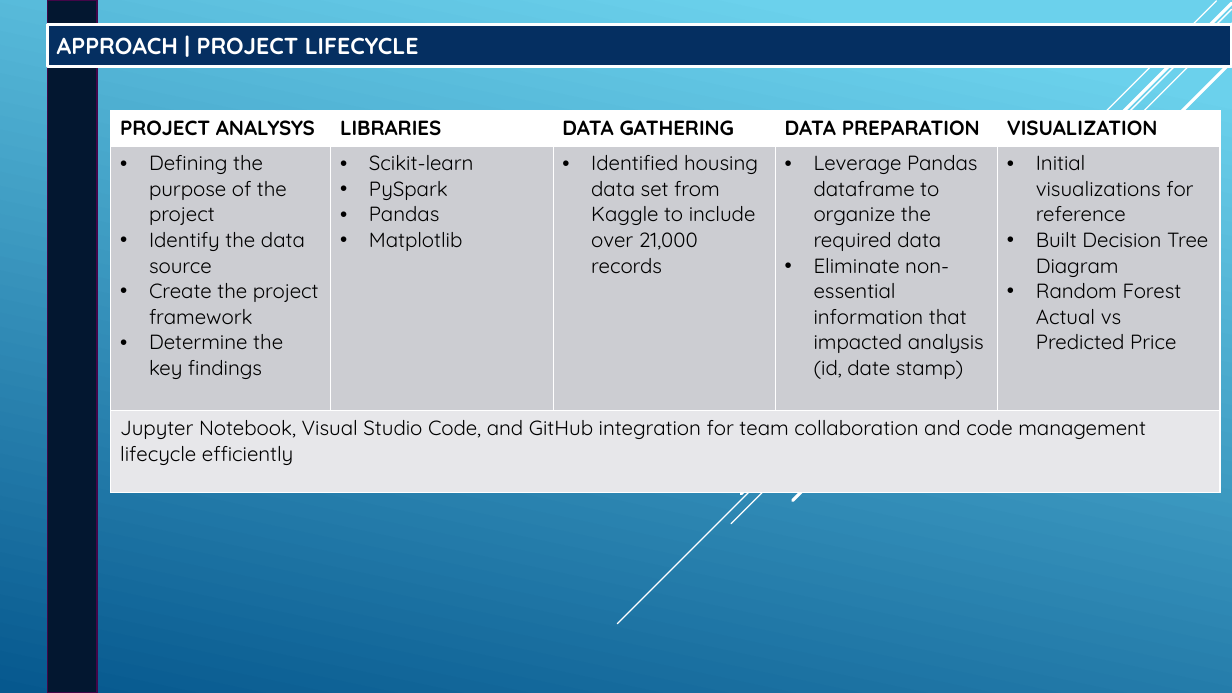
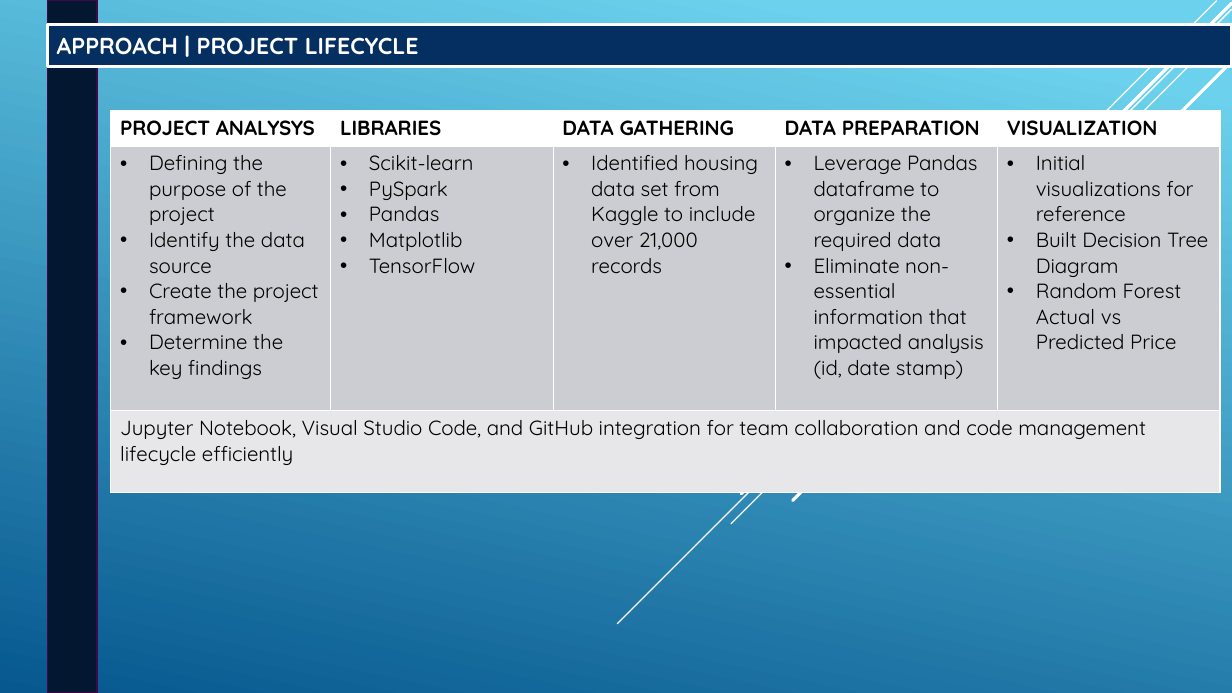
Before and after one commit to kevindownesii/Project_4, a slide deck: slide 3 of Team6-RutgersProject04.pptx. Drawn at 1232x693 pixels with LibreOffice and Linux fonts; fonts in the diff are those of the drawing. Boxes give left, top, right and bottom in pixels: in the first picture for what was removed or moved away, otherwise in the second. Text is boxed around its words. In the diff, an @@ line names an element or a change of style, - is before the commit and + after.

```diff
--- a/Team6-RutgersProject04.pptx
+++ b/Team6-RutgersProject04.pptx
@@ table at box(111, 111, 1222, 507) @@
-row 2, column 2: Scikit-learn / PySpark / Pandas / Matplotlib
+row 2, column 2: Scikit-learn / PySpark / Pandas / Matplotlib / TensorFlow
```
Also in this commit, not shown: 3 other slides changed, 2 slides added.
